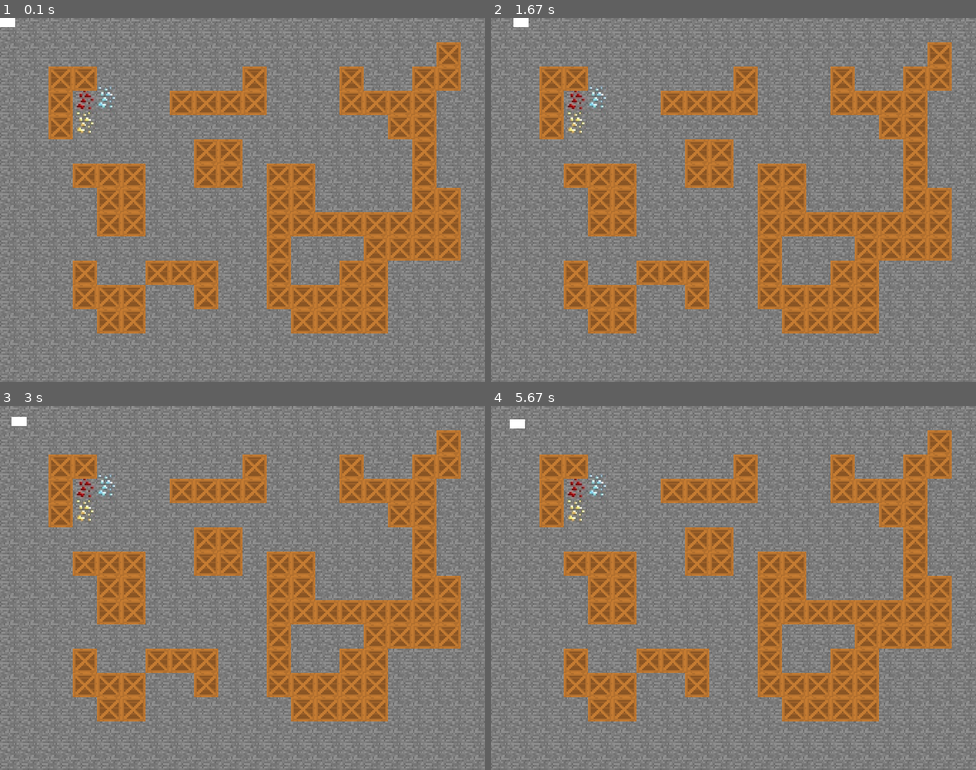
Above: before the commit, frames 1-4 (two rows, left to right).
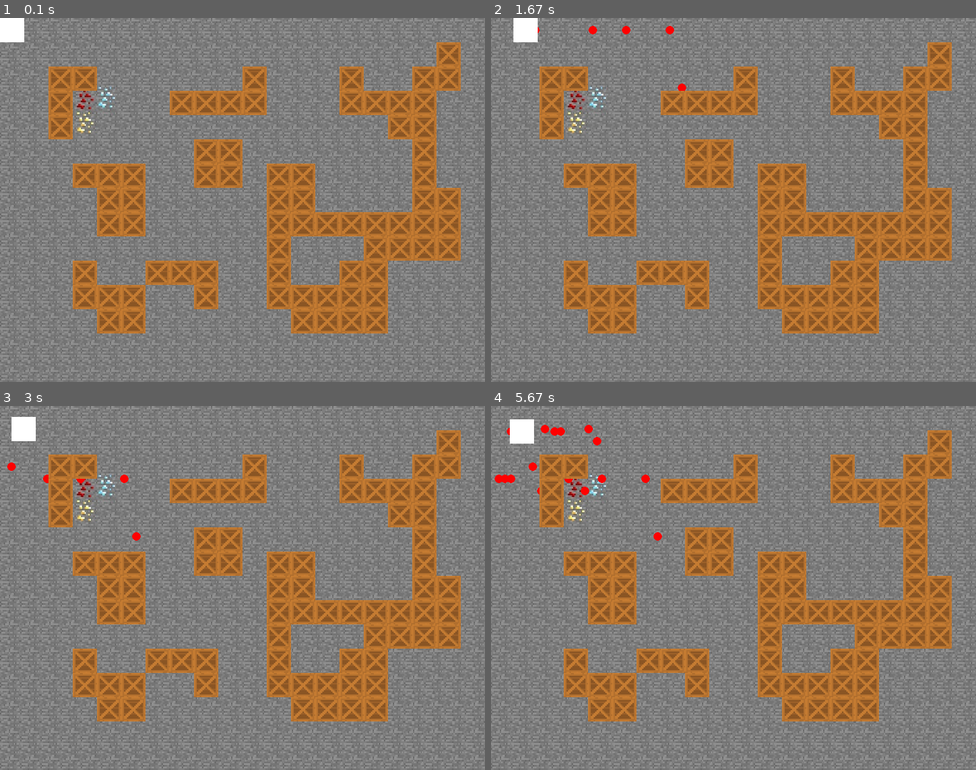
Above: after the commit, the same moments.

Repository: Pahtll/PyGameProjectDec2023
Game: pygame game, started from main.py
The game is run twice, just before and just after one commit, with the same random seed, the same clock (stepped at 60 frames per second) and the same inputs.
Inputs:
- Up to frame 1 (0.1 s): no input
- Up to frame 2 (1.67 s): tap Space at 0.33, 0.73, 1.03, 1.23, 1.57 s; hold D 0.67-1.13 s; hold W 1.17-1.47 s; hold D from 1.5 s (still down)
- Up to frame 3 (3 s): tap Space at 1.87, 2.07, 2.37, 2.63, 2.97 s; release D at 1.97 s; hold A 2-2.53 s; hold S 2.57-2.87 s; hold A from 2.9 s (still down)
- Up to frame 4 (5.67 s): tap Space at 3.27, 3.4, 3.8, 4.1, 4.47, 4.87, 5.17, 5.37 s; release A at 3.3 s; hold W 3.33-3.7 s; hold D 3.73-4.37 s; hold S 4.4-4.77 s; hold A 4.8-5.27 s; hold D from 5.3 s (still down)

The runs differ from the first frame. In frame 1, 0.3% of the frame differs, in the area x 0-5%, y 0-7%; in frame 2, 0.4%; in frame 3, 0.4%; in frame 4, 0.7%, in the area x 0-36%, y 3-37%.

Commit message:
Сделал стрельбу. Пока что работает не очень, так как пуля после выстрела продолжает передвигаться за танчиком.

Diff:
--- a/main.py
+++ b/main.py
@@ -1,4 +1,5 @@
 import pygame as pg
+from pygame.sprite import Group
 import tank
 import field
 import random
@@ -14,6 +15,8 @@
 
 # Задний фон и иконка
 randomNumber = random.randint(0, 10)
+
+bullets = Group()
 if randomNumber == 10:
     background = pg.image.load("images/4urka.png")
 
@@ -28,12 +31,13 @@
 pg.display.set_icon(icon)
 
 # Тестовое создание танка
-tank1 = tank.Tank()
+tank1 = tank. Tank()
 position = (0, 0)
 
-# Создание случайного поля
+# Создание случайного поляd
 field1 = field.Field()
 field1.generate((10, 30), (1, 10), screen)
+
 
 running = True
 while running:
@@ -43,26 +47,39 @@
     background = pg.image.load("images/background.png")
     screen.blit(background, (0, 0))
 
+    for bullet in bullets.sprites():
+        bullet.drawBullet()
+
     field1.create(screen)
 
     # Отображение спрайта танка
     screen.blit(tank1.surf, position)
 
     # Нажимаемые клавиши, переменная position для сохранения позиции
-    keys = pg.key.get_pressed()
-    position = tank1.move(keys)
-
+    keysGetPressed = pg.key.get_pressed()
+    keyGetDown = pg.KEYDOWN
+    position = tank1.move(keysGetPressed)
     pg.display.update()
+    bullets.update(tank1)
 
     for event in pg.event.get():
         if event.type == pg.QUIT:
             running = False
-            pg.quit()
+
         elif event.type == pg.KEYDOWN:
             keyInput = event.key
+
             if keyInput == pg.K_ESCAPE:
                 running = False
-                pg.quit()
+
+            """Пришлось написать управление выстрелом сюда, так как key.get_pressed()
+            реагирует только на удержание кнопки, из-за чего получается ебучий пулемёт.
+            К сожалению альтернатрив данному методу, который реагирует только на нажатие я не нашёл
+            Кто знает как сделать иначе - делайте."""
+            if keyInput == pg.K_SPACE:
+                tank1.shot(screen, bullets)
+
+
 
     # pg.display.flip()
 
--- a/tank.py
+++ b/tank.py
@@ -1,37 +1,91 @@
 """Таня, танчик или просто Т-34."""
 import pygame as pg
+import pygame.sprite
 import field
 #from abc import ABC, abstractmethod
 #Закоментировал импорт, который пока не пригодился.
+
+class Bullet(pg.sprite.Sprite):
+    """Создаём пулю, которая является спрайтом"""
+
+    def __init__(self, screen, tank):
+        """Создаём пулю в позиции танка"""
+        super(Bullet, self).__init__()
+        self.screen = screen
+        self.rect = pg.Rect(tank.rect.centerx, tank.rect.centery, 12, 2)
+        self.color = (255, 0, 0)
+        self.speed = 5
+
+        #Координаты центра пули = координатам центра танка
+        self.rect.center = tank.rect.center
+        self.x = float(self.rect.x)
+        self.y = float(self.rect.y)
+
+
+    def update(self, tank):
+        """Перемещение пули"""
+        #Если танк смотрит вправо стреляем вправо и тд
+        if tank.direction == 'right':
+            self.x += self.speed
+
+        elif tank.direction == 'down':
+            self.y += self.speed
+
+        elif tank.direction == 'up':
+            self.y -= self.speed
+
+
+        elif tank.direction == 'left':
+            self.x -= self.speed
+
+        self.rect.x = self.x
+        self.rect.y = self.y
+
+    def drawBullet(self):
+        """Отрисовка пули. Пока что пуля это тупо красный шарик"""
+        pg.draw.circle(self.screen, self.color, self.rect.center, 7)
 
 class Tank(pg.sprite.Sprite):
     """Выпускаем танк со стонка и отправляем на стартовые координаты"""
     def __init__(self):
         super().__init__()
-        self.surf = pg.Surface((25, 15))
+        self.surf = pg.Surface((40, 40))
         self.surf.fill((255, 255, 255))
         self.rect = self.surf.get_rect()
         self.x = 0
         self.y = 0
+        #direction - направление ствола танка
+        self.direction = 'down'
 
     def move(self, keys):
         """Танк перемещается в одном их 4х направлений."""
         # Изменяем координаты по дельте
         if keys[pg.K_d] and self.x < 800:
             self.x += 1
+            self.direction = 'right'
+
         elif keys[pg.K_a] and self.x > 0:
             self.x -= 1
+            self.direction = 'left'
+
         elif keys[pg.K_s] and self.y < 600:
             self.y += 1
+            self.direction = 'down'
+
         elif keys[pg.K_w] and self.y > 0:
             self.y -= 1
+            self.direction = 'up'
+
+        self.rect.x = self.x
+        self.rect.y = self.y
         return self.x, self.y
 
-    def shot(self) -> None:
-        """Т-34 стреляет фугасом."""
-        pass
+    def shot(self, screen, bullets):
+        """каждый раз когда танк стреляет создаётся новая пуля. Пули хранятся в специальном списке со спрайтами."""
+        bullet = Bullet(screen, self)
+        bullets.add(bullet)
 
-    def die(self) -> None:
+    def die(self):
         """Скажи, а почему ты вместе с танком не сгорел?"""
         pass
 
